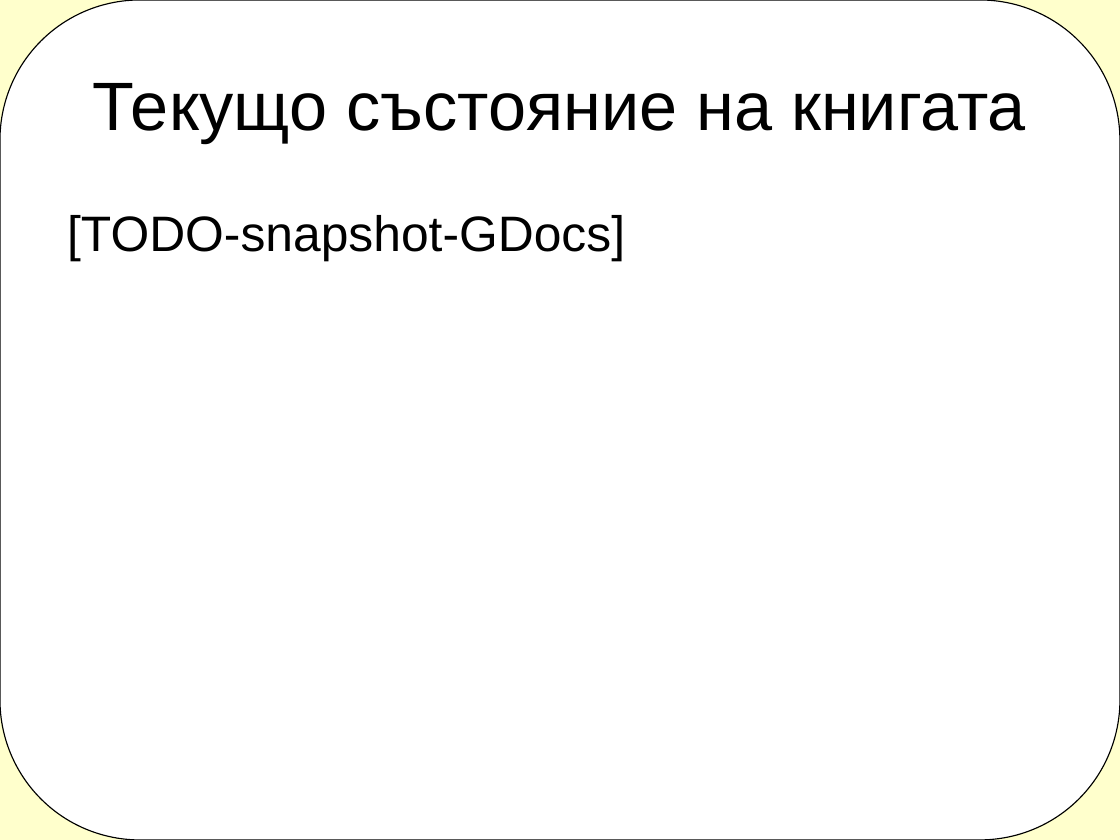
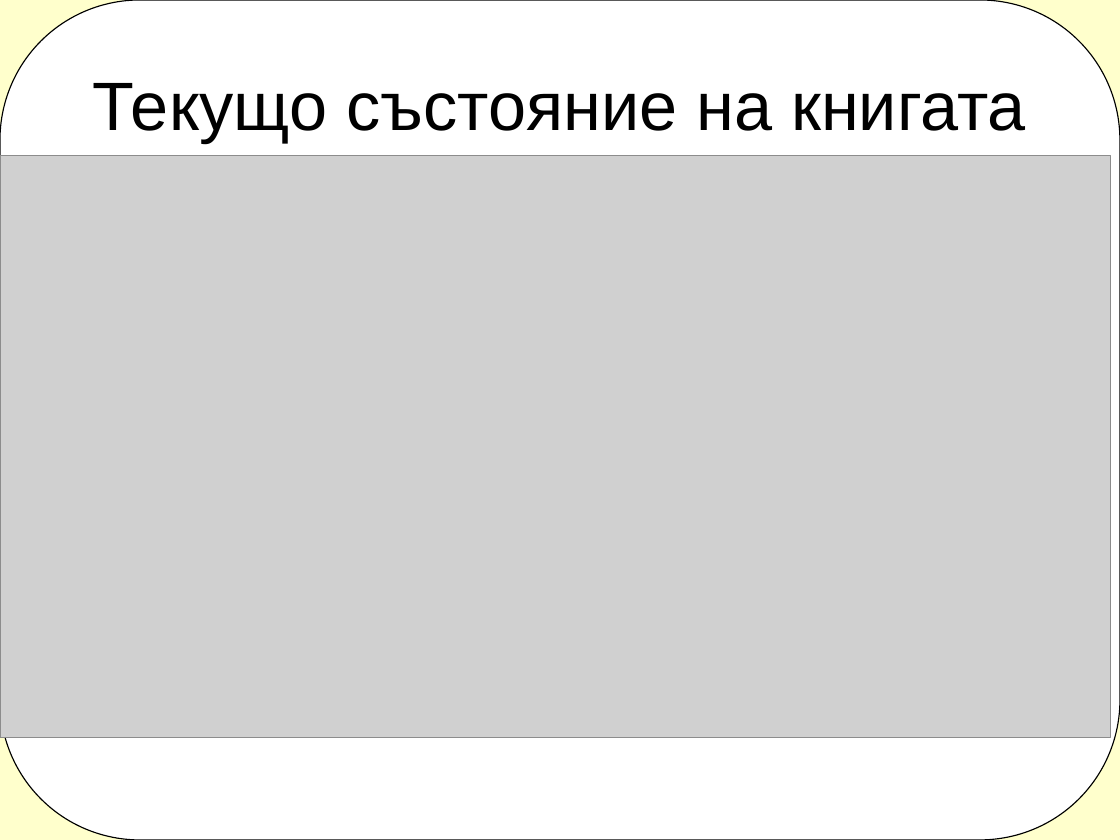
Before and after one commit to nikolaiweselinow/design-patterns-book, a slide deck: slide 6 of meetings/2012-09-30/meeting-4.ppt. Drawn at 1120x840 pixels with LibreOffice and Linux fonts; fonts in the diff are those of the drawing; grey boxes stand for pictures. Boxes give left, top, right and bottom in pixels: in the first picture for what was removed or moved away, otherwise in the second. Text is boxed around its words. In the diff, an @@ line names an element or a change of style, - is before the commit and + after.

```diff
--- a/meetings/2012-09-30/meeting-4.ppt
+++ b/meetings/2012-09-30/meeting-4.ppt
@@ picture added at bbox=[0, 156, 1111, 738] @@
@@ text removed at bbox=[67, 215, 625, 261] @@
-[TODO-snapshot-GDocs]
```
Also in this commit, not shown: 5 other slides changed.
